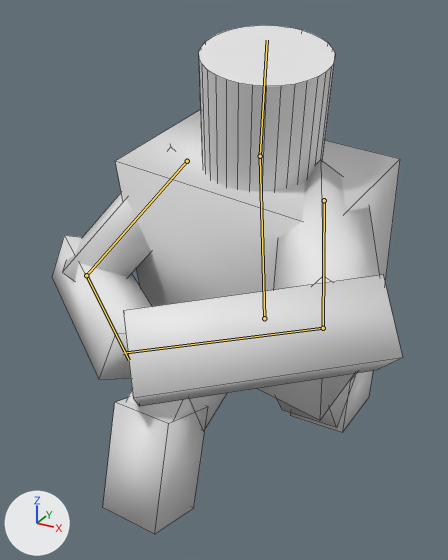
A saved change to the Blender file Animation/animated/throw_variations/SK_person_throwing-1.blend.
Camera for both pictures: a 50 mm lens placed at (3.94, -10.15, 9.4), pointed at (-1.11, -0.98, 4.82). The lights are fixed; the arrows at lower left show +X, +Y and +Z. Both versions are drawn at frame 92 of the action 'Armature.002Action'; the numbers are the values there. The bones that change are drawn over the model as lines. Mesh edges are drawn as thin lines.
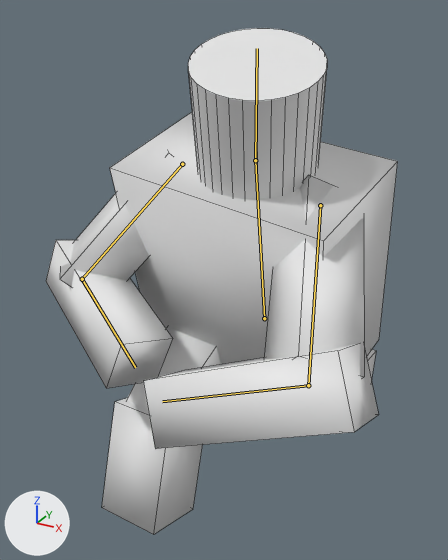
Location of each change, (x1, y1, x2, y2) in pixels of the pictures (448 x 560 px):
'Cube.003', posed
    before: (115, 110, 400, 420)
    after: (110, 112, 398, 364)
'Cube.005', posed (16% narrower, 19% shorter)
    before: (123, 275, 403, 406)
    after: (143, 343, 379, 449)
'Cylinder', posed
    before: (199, 25, 335, 191)
    after: (188, 28, 327, 199)
'Cube.006', posed
    before: (273, 160, 379, 290)
    after: (264, 175, 364, 378)
'Cube.013', posed
    before: (103, 398, 208, 534)
    after: (102, 398, 202, 534)
'Cube.009', posed
    before: (52, 235, 152, 379)
    after: (46, 240, 173, 388)
'Cube.007', posed
    before: (63, 145, 173, 281)
    after: (60, 151, 171, 287)
'Cube.004', unchanged, uncovered by the edit
    before: (187, 393, 227, 431)
    after: (158, 327, 221, 377)
bone 'Body', root to tip
    before: (264, 318) to (260, 156)
    after: (264, 318) to (255, 160)
bone 'Head', root to tip
    before: (260, 156) to (267, 40)
    after: (255, 160) to (257, 48)
bone 'arm-left-1', root to tip
    before: (187, 161) to (86, 275)
    after: (182, 164) to (82, 279)
bone 'arm-left-2', root to tip
    before: (86, 275) to (129, 360)
    after: (82, 279) to (135, 367)
bone 'arm-right-1', root to tip
    before: (324, 200) to (323, 328)
    after: (320, 205) to (308, 385)
bone 'arm-right-2', root to tip
    before: (323, 328) to (123, 353)
    after: (308, 385) to (162, 401)

What the commit changed:
Bone 'Body' (bone_body) turns from (15, -7, -6) to (18, -7, -6) degrees about its own x, y and z.
Bone 'Head' (bone_head) turns from (3, 0, -7) to (4, 0, -7) degrees about its own x, y and z.
Bone 'arm-left-1' (bone_arm_left_1) turns from (121, -52, -67) to (123, -48, -72) degrees about its own x, y and z.
Bone 'arm-left-2' (bone_arm_left_2) turns from (50, -43, -133) to (47, -41, -130) degrees about its own x, y and z.
Bone 'arm-right-1' (bone_arm_right_1) turns from (66, -18, -37) to (57, -1, -37) degrees about its own x, y and z.
Bone 'arm-right-2' (bone_arm_right_2) turns from (64, -36, -116) to (37, -31, -111) degrees about its own x, y and z.
